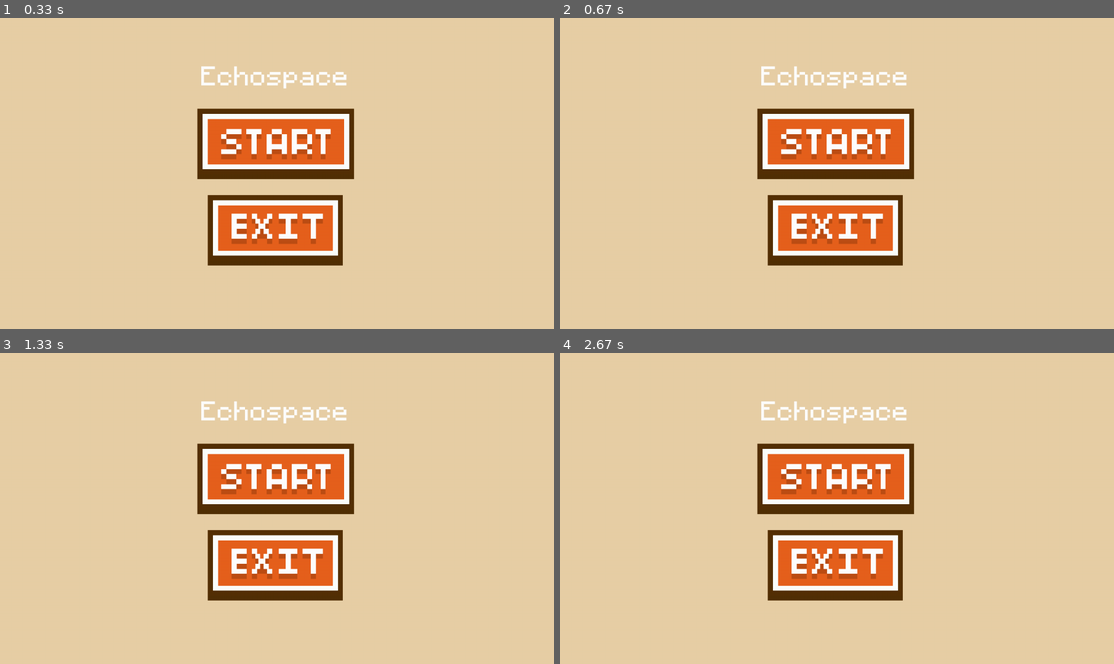
Above: before the commit, frames 1-4 (two rows, left to right).
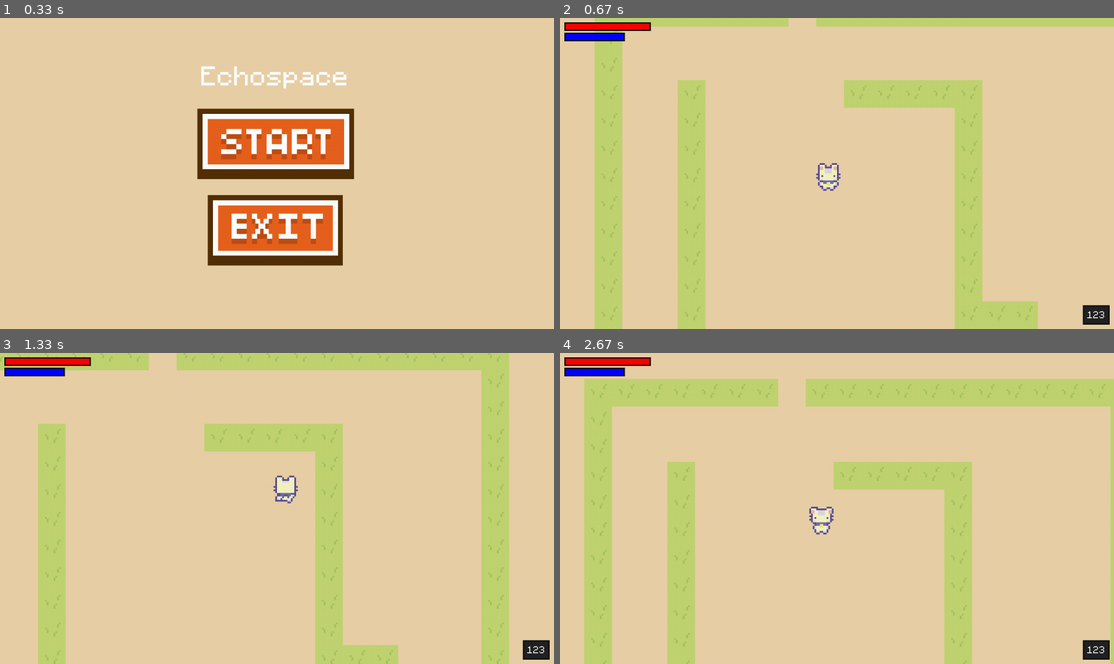
Above: after the commit, the same moments.

Repository: SushiOnToast/pygame-community-spring-jam-2025
Game: pygame game, started from code/main.py
Two runs of this game, one before a commit and one after it. Both use one fixed random seed, a clock stepped at 60 frames per second and the inputs below.
Inputs (mouse positions are in pixels of both pictures, inside the frame that each line leads up to):
- Up to frame 1 (0.33 s): no input
- Up to frame 2 (0.67 s): click (837, 142) at 0.38 s
- Up to frame 3 (1.33 s): hold D 0.67-1.13 s; move the mouse to (254, 520) at 0.7 s; hold W from 1.17 s (still down)
- Up to frame 4 (2.67 s): release W at 1.47 s; hold D 1.5-1.97 s; hold A 2-2.53 s; hold S from 2.57 s (still down)

Frame 1 is identical in both runs. In frame 2, 31% of the frame differs, in the area x 0-100%, y 0-100%; in frame 3, 30%; in frame 4, 33%, in the area x 0-100%, y 1-100%.

Commit message:
fix bugs

Diff:
--- a/code/player.py
+++ b/code/player.py
@@ -25,7 +25,6 @@
     # movement
     self.hitbox = self.rect.copy()
     self.direction = pygame.math.Vector2()
-    # might be useful for the illumination while walking because of footstep sound
     self.is_moving = False
     self.obstacle_sprites = obstacle_sprites
 
@@ -117,6 +116,9 @@
       if self.frame_index >= len(animation):
           self.frame_index = 0
 
+      self.image = animation[int(self.frame_index)]
+      self.rect = self.image.get_rect(center=self.hitbox.center)
+
   def update(self):
     self.input()
     self.move(self.speed)
--- a/code/settings.py
+++ b/code/settings.py
@@ -23,7 +23,7 @@
 HEALTH_BAR_WIDTH = 200
 ENERGY_BAR_WIDTH = 140
 ITEM_BOX_SIZE = 80
-UI_FONT = 'graphics/font/Minecraftia-Regular.ttf'
+UI_FONT = '../graphics/font/Minecraftia-Regular.ttf'
 UI_FONT_SIZE = 18
 UI_BG_COLOR = '#222222'
 UI_BORDER_COLOUR = '#111111'
--- a/code/ui.py
+++ b/code/ui.py
@@ -1,67 +1,75 @@
 import pygame
 from settings import *
 from button import Button
+from support import draw_text
+
 
 class UI:
     def __init__(self):
-        #general
+        # general
         self.display_surface = pygame.display.get_surface()
-        self.font = pygame.font.Font(UI_FONT,UI_FONT_SIZE)
+        self.font = pygame.font.Font(UI_FONT, UI_FONT_SIZE)
 
-        #bar setup
-        self.health_bar_rect = pygame.Rect(10,10,HEALTH_BAR_WIDTH,BAR_HEIGHT)
-        self.energy_bar_rect = pygame.Rect(10,34,ENERGY_BAR_WIDTH,BAR_HEIGHT)
+        # bar setup
+        self.health_bar_rect = pygame.Rect(
+            10, 10, HEALTH_BAR_WIDTH, BAR_HEIGHT)
+        self.energy_bar_rect = pygame.Rect(
+            10, 34, ENERGY_BAR_WIDTH, BAR_HEIGHT)
 
-        #menu font
-        self.menu_font = pygame.font.Font('graphics/font/Minecraftia-Regular.ttf', 50)
+        # menu font
+        self.menu_font = pygame.font.Font(
+            '../graphics/font/Minecraftia-Regular.ttf', 50)
 
         # Load button images
-        self.start_img = pygame.image.load("graphics/button/start_btn.png").convert_alpha()
-        self.exit_img = pygame.image.load("graphics/button/exit_btn.png").convert_alpha()
+        self.start_img = pygame.image.load(
+            "../graphics/button/start_btn.png").convert_alpha()
+        self.exit_img = pygame.image.load(
+            "../graphics/button/exit_btn.png").convert_alpha()
 
         # Create button instances
         self.start_button = Button(456, 210, self.start_img, 1.3)
         self.exit_button = Button(480, 410, self.exit_img, 1.3)
 
-    def show_bar (self,current,max_amount,bg_rect,color):
-        #draw bg
-        pygame.draw.rect(self.display_surface,UI_BG_COLOR,bg_rect)
+    def show_bar(self, current, max_amount, bg_rect, color):
+        # draw bg
+        pygame.draw.rect(self.display_surface, UI_BG_COLOR, bg_rect)
 
-        #converting stat to pixel
+        # converting stat to pixel
         ratio = current / max_amount
         current_width = bg_rect.width * ratio
         current_rect = bg_rect.copy()
         current_rect.width = current_width
 
-        #drawing the bar
-        pygame.draw.rect(self.display_surface,color,current_rect)
-        pygame.draw.rect(self.display_surface,UI_BORDER_COLOUR,bg_rect,3)
+        # drawing the bar
+        pygame.draw.rect(self.display_surface, color, current_rect)
+        pygame.draw.rect(self.display_surface, UI_BORDER_COLOUR, bg_rect, 3)
 
-    def show_exp(self,exp):
-        text_surf = self.font.render(str(int(exp)),False,TEXT_COLOR)
-        x=self.display_surface.get_size()[0] - 20
-        y=self.display_surface.get_size()[1] - 20
-        text_rect = text_surf.get_rect(bottomright = (x,y))
+    def show_exp(self, exp):
+        text_surf = self.font.render(str(int(exp)), False, TEXT_COLOR)
+        x = self.display_surface.get_size()[0] - 20
+        y = self.display_surface.get_size()[1] - 20
+        text_rect = text_surf.get_rect(bottomright=(x, y))
 
-        pygame.draw.rect(self.display_surface,UI_BG_COLOR,text_rect.inflate(20,20))
-        self.display_surface.blit(text_surf,text_rect)
-        pygame.draw.rect(self.display_surface,UI_BORDER_COLOUR,text_rect.inflate(20,20),3)
-
+        pygame.draw.rect(self.display_surface, UI_BG_COLOR,
+                         text_rect.inflate(20, 20))
+        self.display_surface.blit(text_surf, text_rect)
+        pygame.draw.rect(self.display_surface, UI_BORDER_COLOUR,
+                         text_rect.inflate(20, 20), 3)
 
     def display(self, player):
-        self.show_bar(player.health,player.stats['health'],self.health_bar_rect,HEALTH_COLOR)
-        self.show_bar(player.energy,player.stats['energy'],self.energy_bar_rect,ENERGY_COLOR)
+        self.show_bar(
+            player.health, player.stats['health'], self.health_bar_rect, HEALTH_COLOR)
+        self.show_bar(
+            player.energy, player.stats['energy'], self.energy_bar_rect, ENERGY_COLOR)
 
         self.show_exp(player.exp)
 
-
     def draw_menu(self, screen):
-        from support import draw_text
 
         screen.fill(BG_COLOR)  # Background color for menu
         draw_text(screen, "Echospace", self.menu_font, TEXT_COLOR, 465, 100)
 
-        start_clicked = self.start_button.draw(screen)
-        exit_clicked = self.exit_button.draw(screen)
+        start_clicked = self.start_button.update(screen)
+        exit_clicked = self.exit_button.update(screen)
 
         return start_clicked, exit_clicked
